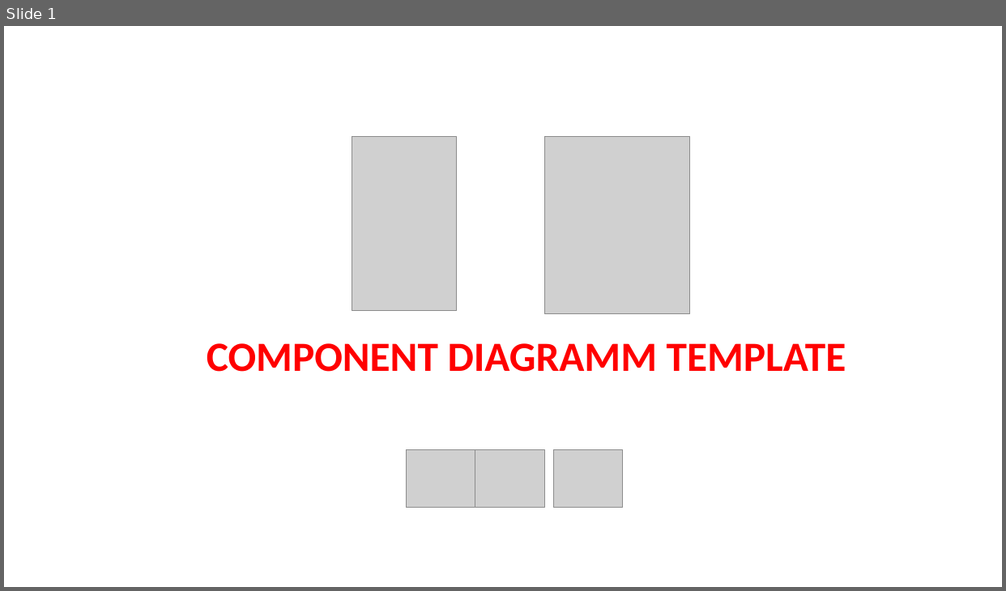
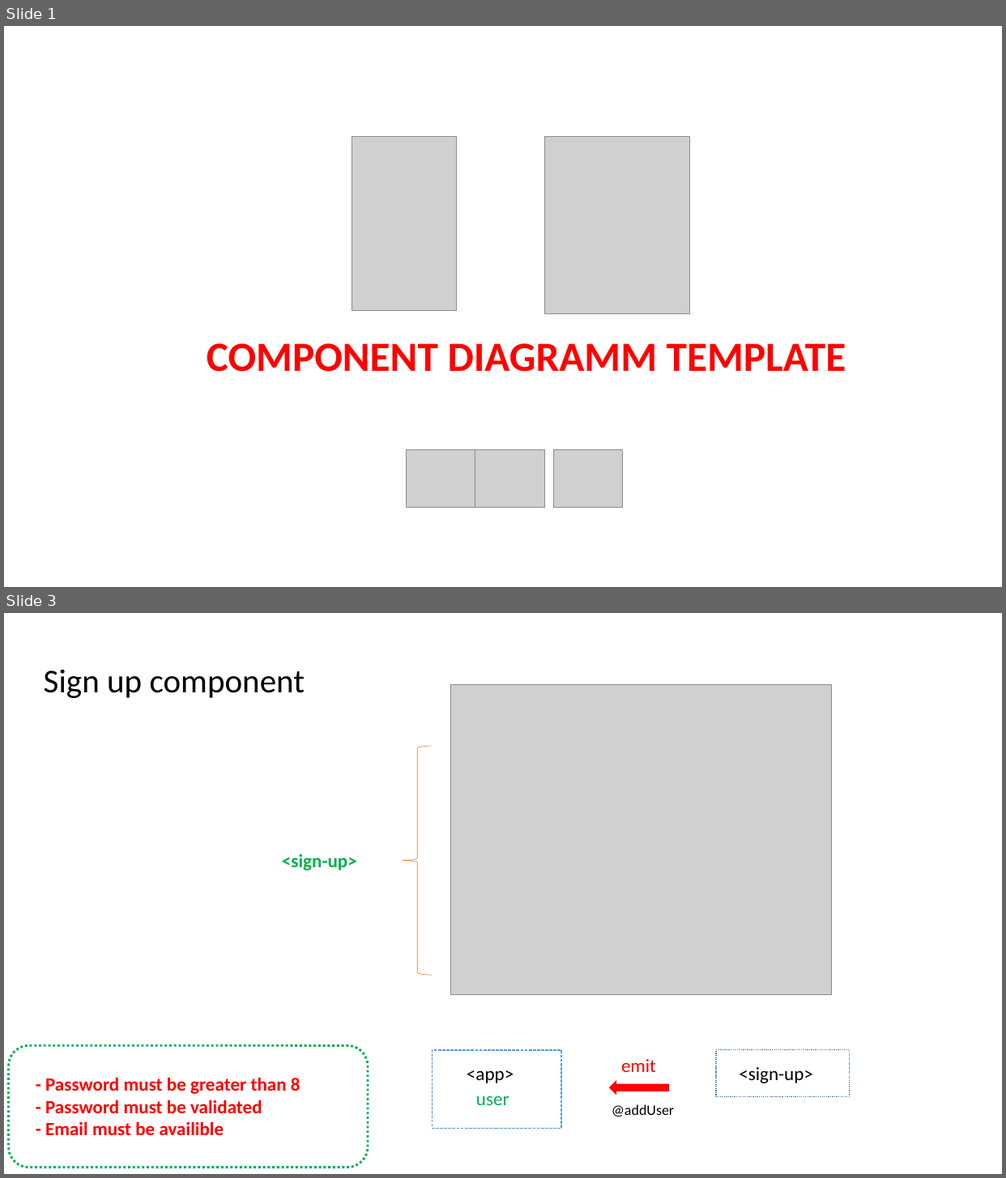
Before and after one commit to pnc-virtual-company/2021-G8-V2-PART1, a slide deck: docs/COMPONENT-DIAGRAM.pptx. Shown one above the other, each under a label of ours: slide 1 before the commit, slides 1 and 3 after it; the slides between them are not shown. The pictures are 1006x591 and 1006x1178 pixels, drawn with LibreOffice and Linux fonts; fonts in the diff are those of the drawing; grey boxes stand for pictures. Boxes give left, top, right and bottom in pixels: in the first picture for what was removed or moved away, otherwise in the second. Text is boxed around its words. In the diff, an @@ line names an element or a change of style, - is before the commit and + after.

Commit message:
#8 updated sign up component diagram

```diff
--- a/docs/COMPONENT-DIAGRAM.pptx
+++ b/docs/COMPONENT-DIAGRAM.pptx
@@ slide 3 added at [4, 613, 1002, 1174], background #FFFFFF @@
@@ text added at [44, 669, 305, 698], 32 pt, text #000000 @@
+Sign up component
@@ picture added at [451, 685, 831, 995] @@
@@ left brace added at [403, 747, 432, 975], outline #ED7D31 0.5 pt @@
@@ text added at [282, 854, 357, 871], 18 pt, text #00B050, bold @@
+<sign-up>
@@ rounded rectangle added at [9, 1046, 368, 1168], outline #00B050 2.25 pt dashed @@
@@ rectangle added at [432, 1050, 562, 1128], outline #5B9BD5 1 pt dashed @@
@@ text added at [467, 1071, 513, 1084], 18 pt, text #000000 @@
+<app>
@@ text added at [621, 1059, 656, 1072], 18 pt, text #FF0000 @@
+emit
@@ rectangle added at [716, 1050, 849, 1097], outline #43739E 1 pt dashed @@
@@ text added at [739, 1067, 813, 1084], 18 pt, text #000000 @@
+<sign-up>
@@ text added at [45, 1077, 300, 1135], 18 pt, text #FF0000, bold @@
+- Password must be greater than 8
+- Password must be validated
+- Email must be availible
@@ text added at [476, 1096, 509, 1105], 18 pt, text #00B050 @@
+user
@@ left arrow added at [609, 1081, 669, 1096], fill #FF0000 @@
@@ text added at [612, 1105, 674, 1117], 14 pt, text #000000 @@
+@addUser
```
Also in this commit, not shown: 1 slide changed.
